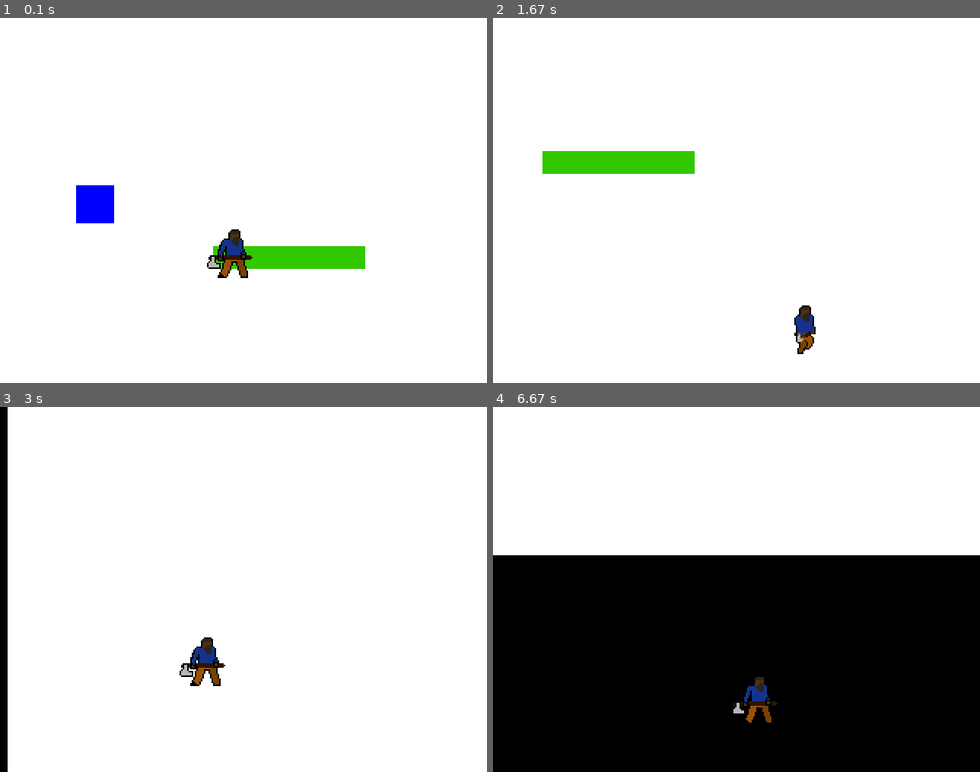
Above: before the commit, frames 1-4 (two rows, left to right).
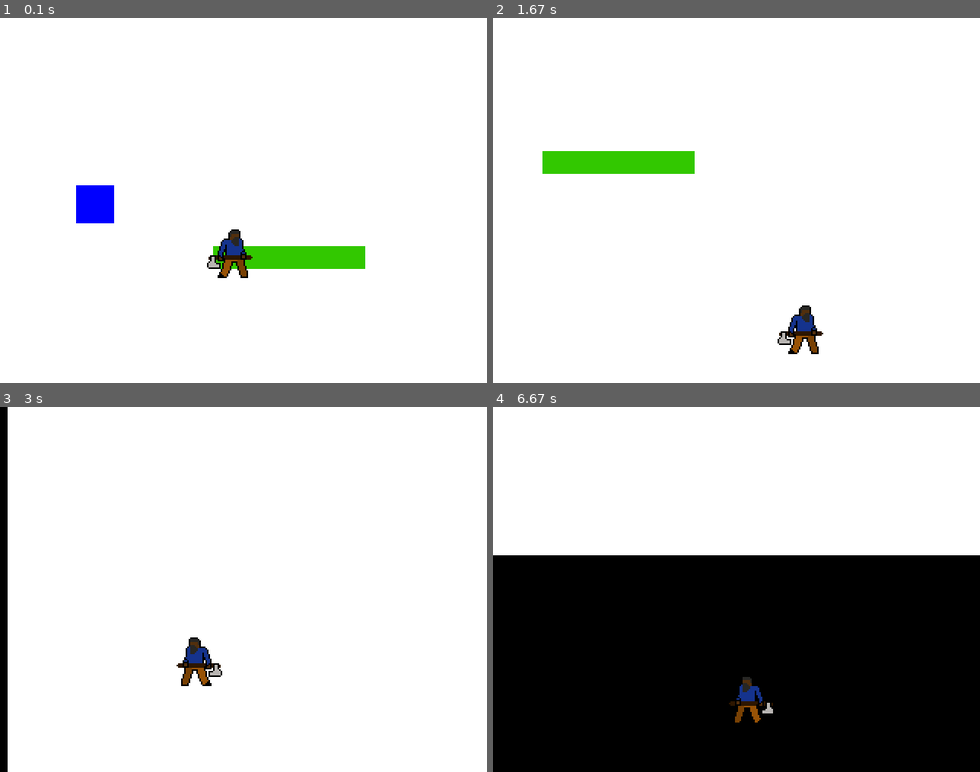
Above: after the commit, the same moments.

Repository: hclucao/my_fist_pygame
Game: pygame game, started from index.py
Same seed, same stepped clock (60 frames per second), same inputs: the game is played once before the commit and once after it.
Inputs:
- Up to frame 1 (0.1 s): no input
- Up to frame 2 (1.67 s): hold D 0.33-0.8 s; hold W 0.83-1.13 s; hold D 1.17-1.63 s
- Up to frame 3 (3 s): hold A 1.67-2.2 s; hold A 2.23-2.63 s; hold W from 2.67 s (still down)
- Up to frame 4 (6.67 s): release W at 3.03 s; hold D 3.07-3.7 s; hold A 3.73-4.2 s; hold D 4.23-4.7 s; hold W 4.73-5.03 s; hold D 5.07-5.53 s; hold W 5.57-6.1 s; hold A 6.13-6.53 s; hold W from 6.57 s (still down)

The runs differ from the first frame. In frame 1, less than 0.1% of the frame differs, in the area x 44-47%, y 62-64%; in frame 2, 0.5%; in frame 3, 0.7%, in the area x 36-47%, y 63-77%; in frame 4, 0.5%.

Commit message:
update de animação

Diff:
--- a/dirmestre.py
+++ b/dirmestre.py
@@ -15,7 +15,7 @@
 		return os.path.join(self.diretorioJson, 'player.json')
 
 	def perso(self) -> None:
-		return os.path.join(self.diretorioIMG, 'perso1.png')
+		return os.path.join(self.diretorioIMG, 'perso2.png')
 
 	def soundjump(self) -> None:
 		return os.path.join(self.diretorioSound, 'swm_jump.wav')
--- a/index.py
+++ b/index.py
@@ -48,8 +48,10 @@
         if event.type == KEYUP:
             if event.key == K_d:
                 player.right = False
+                player.walkingr(0)
             if event.key == K_a:
                 player.left = False
+                player.walkingr(32)
             if event.key == K_w:
                 player.up = False
 
--- a/player.py
+++ b/player.py
@@ -44,20 +44,23 @@
             self.walkingr(0)
         else:
             if self.right == True:
-                self.walkingr(32)
+                self.walkingr(64)
                 if self.pos_x > 400:
                     word_movement[0] -=5
                 else:
-                    player_movement[0] += 3; word_movement[0] -= 5
-            else: self.walkingr(0)
+                    player_movement[0] += 3
+                    word_movement[0] -= 5
+
             ###self.left moviment
             if self.left == True:
-                self.walkingr(64)
+                self.walkingr(96)
                 if self.pos_x < 200:
                     word_movement[0] += 5
                 else:
-                    player_movement[0] -= 3; word_movement[0] += 5
-            ###self.up moviment
+                    player_movement[0] -= 3
+                    word_movement[0] += 5
+
+        ###self.up moviment
         if self.up == True:
             if self.pos_y > 100:
                 player_movement[1] -= 10
@@ -73,10 +76,16 @@
         self.pos_x += player_movement[0]; self.pos_y += player_movement[1]
 
     def walkingr(self, index):
+        """ metodo para atualização de sprite
+        0 = parado para o lado direito
+        1 = parado para o lado esquedo
+        2 = andando para o lado direito
+        3 = andando para o lado esquerdo
+        """
         pygame.sprite.Sprite.__init__(self)
         self.imagens_dinossauro = []
         self.lineY = index
         for i in range(1, 4):
-            img = sprite_sheet.subsurface(( i * 32,self.lineY), (32,32))
+            img = sprite_sheet.subsurface(( i * 32, self.lineY), (32,32))
             img = pygame.transform.scale(img, (32*2, 32*2))
             self.imagens_dinossauro.append(img)
